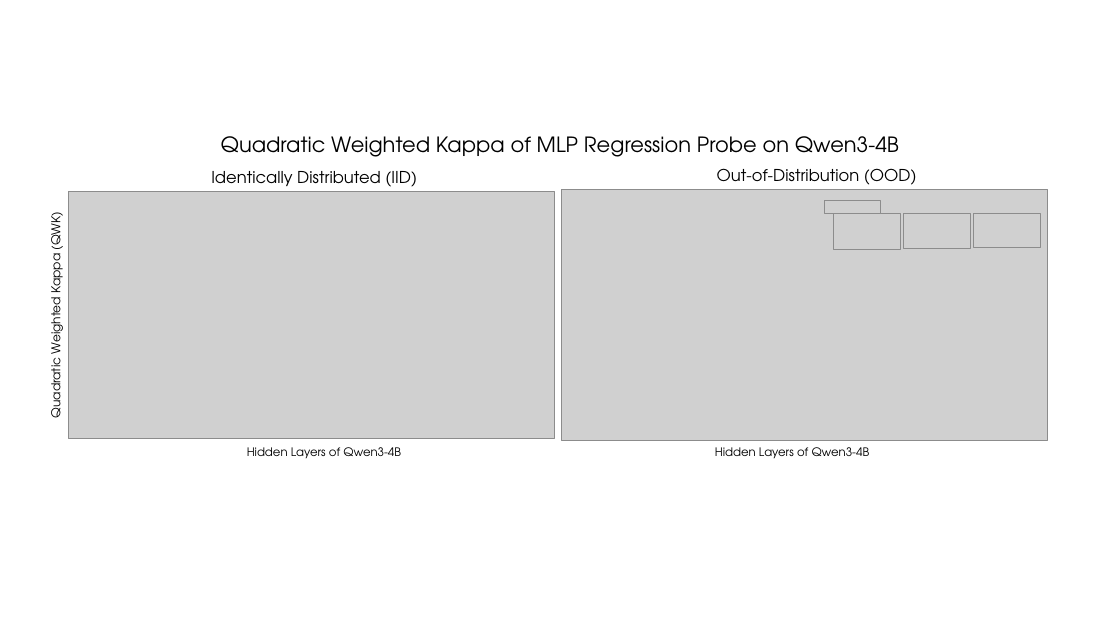
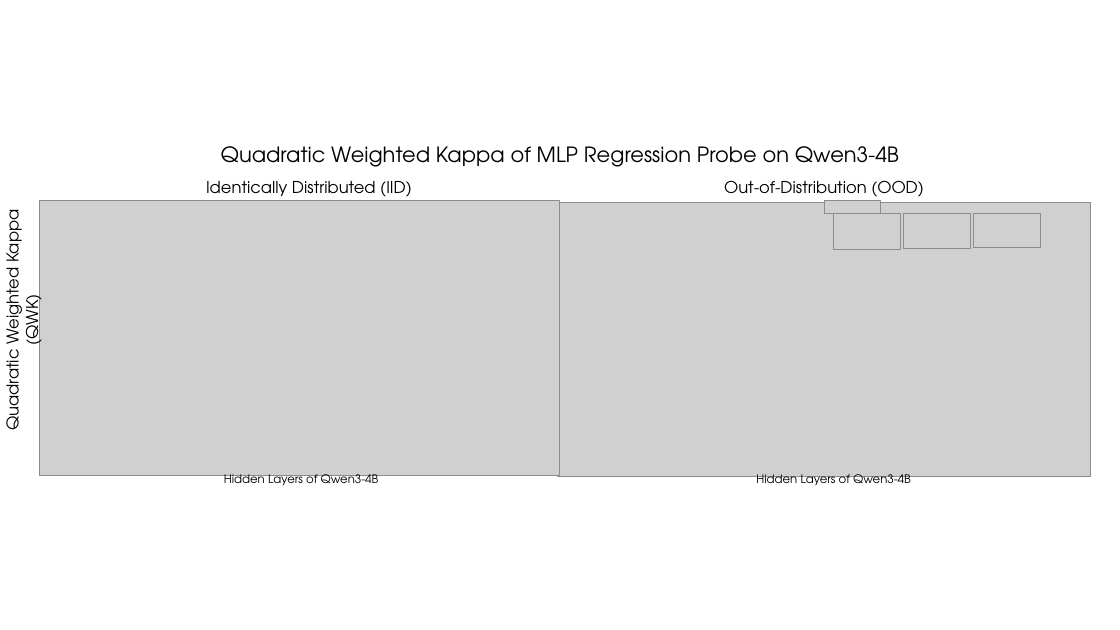
Before and after one commit to INTERACT-LLM/proficiency-probing, a slide deck: slide 3 of src/plots/Plots_Design.pptx. Drawn at 1120x630 pixels with LibreOffice and Linux fonts; fonts in the diff are those of the drawing; grey boxes stand for pictures. Boxes give left, top, right and bottom in pixels: in the first picture for what was removed or moved away, otherwise in the second. Text is boxed around its words. In the diff, an @@ line names an element or a change of style, - is before the commit and + after.

```diff
--- a/src/plots/Plots_Design.pptx
+++ b/src/plots/Plots_Design.pptx
@@ text "Quadratic Weighted Kappa of MLP ...": place and size @@
-text "Quadratic Weighted Kappa of MLP ..." at (221,136,899,157)
+text "Quadratic Weighted Kappa of MLP ..." at (221,146,899,167)
@@ text "Identically Distributed (IID)": place and size @@
-text "Identically Distributed (IID)" at (211,171,417,192)
+text "Identically Distributed (IID)" at (206,181,412,202)
@@ text "Out-of-Distribution (OOD)": place and size @@
-text "Out-of-Distribution (OOD)" at (717,168,917,190)
+text "Out-of-Distribution (OOD)" at (724,180,924,202)
@@ text "Quadratic Weighted Kappa (QWK)": place and size @@
-text "Quadratic Weighted Kappa (QWK)" at (46,215,67,417)
+text "Quadratic Weighted Kappa (QWK)" at (0,214,46,429)
@@ text "Quadratic Weighted Kappa (QWK)" at (0,214,46,429): size 10.5 to 14 pt @@
@@ picture: place and size @@
-picture at (68,192,555,439)
+picture at (39,201,560,476)
@@ picture: place and size @@
-picture at (562,190,1049,440)
+picture at (558,202,1091,477)
@@ text "Hidden Layers of Qwen3-4B": place and size @@
-text "Hidden Layers of Qwen3-4B" at (247,447,401,458)
+text "Hidden Layers of Qwen3-4B" at (224,472,379,485)
@@ text "Hidden Layers of Qwen3-4B": place and size @@
-text "Hidden Layers of Qwen3-4B" at (715,447,870,458)
+text "Hidden Layers of Qwen3-4B" at (756,472,911,485)
```
Also in this commit, not shown: 4 other slides changed, 2 slides added, 1 slide removed, 7 other files.
